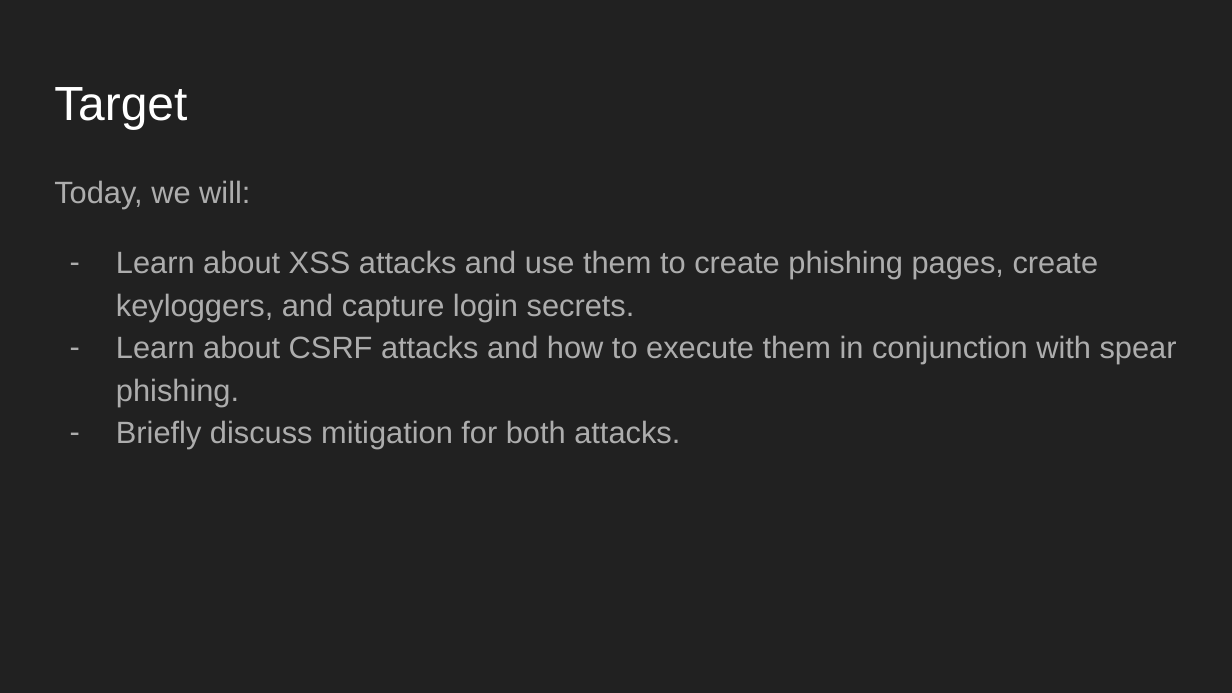
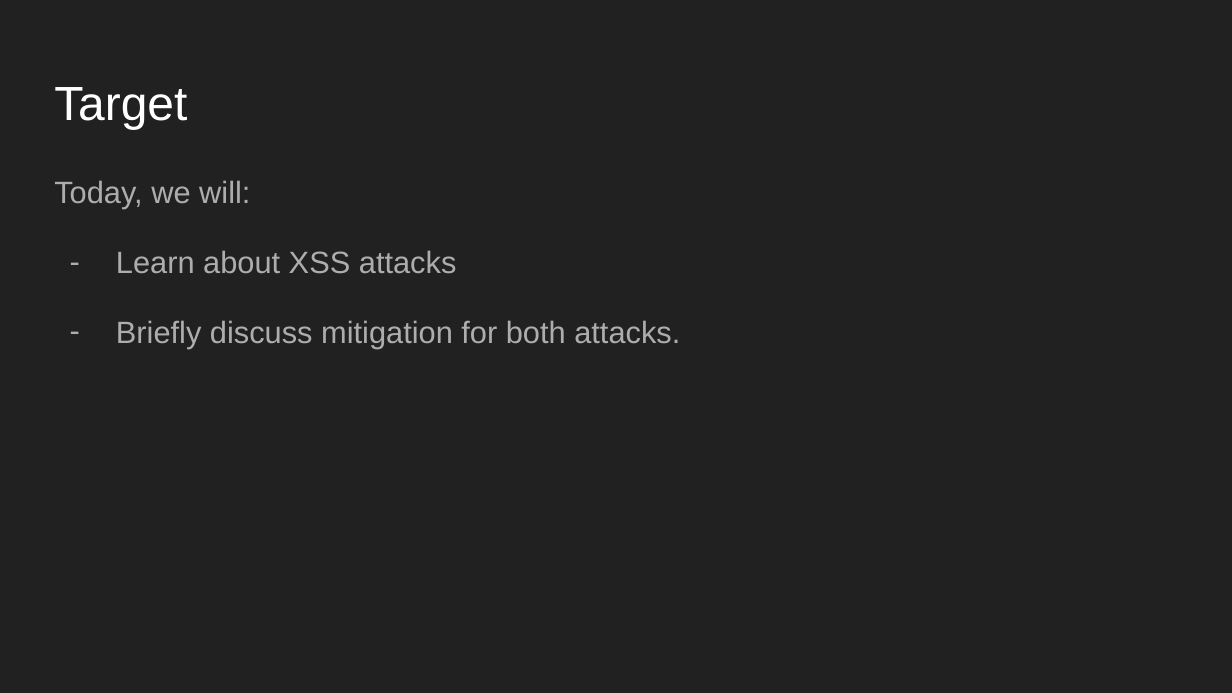
Before and after one commit to umisc/workshops, a slide deck: slide 3 of Workshop_4/Session 4_ XSS and CSRF.pptx. Drawn at 1232x693 pixels with LibreOffice and Linux fonts; fonts in the diff are those of the drawing. Boxes give left, top, right and bottom in pixels: in the first picture for what was removed or moved away, otherwise in the second. Text is boxed around its words. In the diff, an @@ line names an element or a change of style, - is before the commit and + after.

Commit message:
Updating slides

```diff
--- a/Workshop_4/Session 4_ XSS and CSRF.pptx
+++ b/Workshop_4/Session 4_ XSS and CSRF.pptx
@@ text at [116,250,457,273]: text changed @@
-– Learn about XSS attacks and use them to create phishing pages, create keyloggers, and capture login secrets.
-– Learn about CSRF attacks and how to execute them in conjunction with spear phishing.
+– Learn about XSS attacks
@@ text at [116,320,680,349]: more space between paragraphs @@
```
